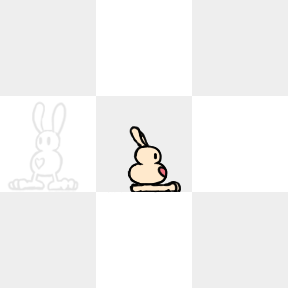
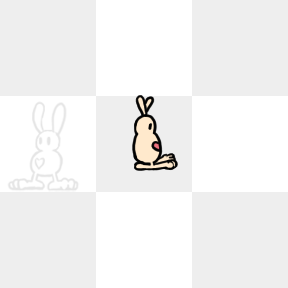
Comparing the layer stacks of the two 288 × 288 images. Changes:
painted on "Color" over [108, 95, 181, 193]
painted on "Background" over [108, 95, 181, 193]
